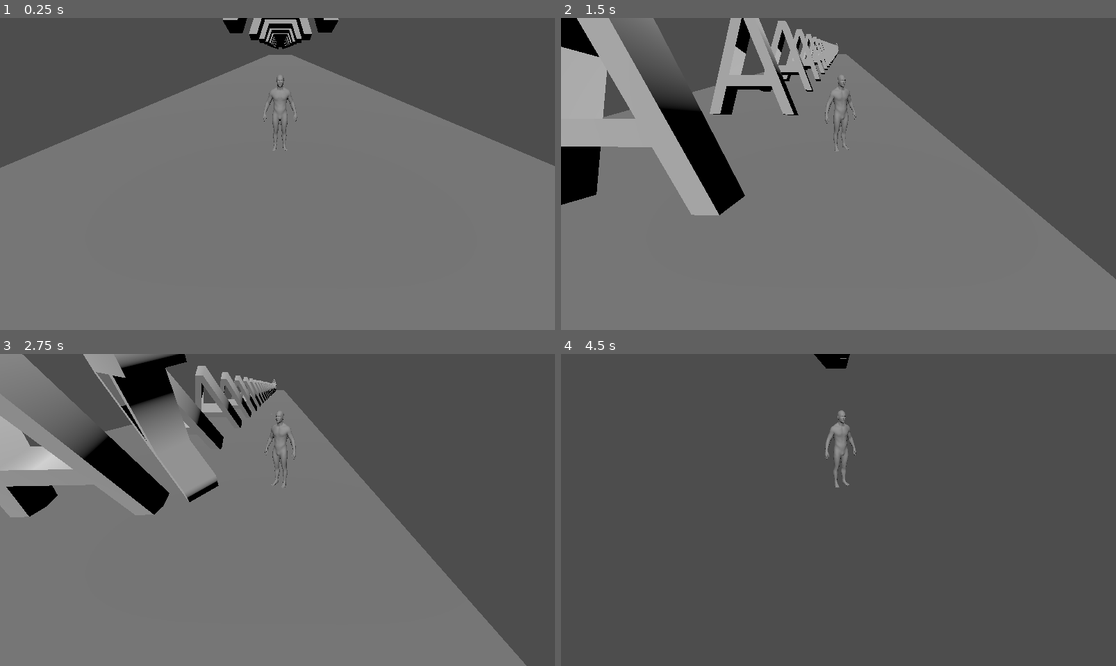
Above: before the commit, frames 1-4 (two rows, left to right).
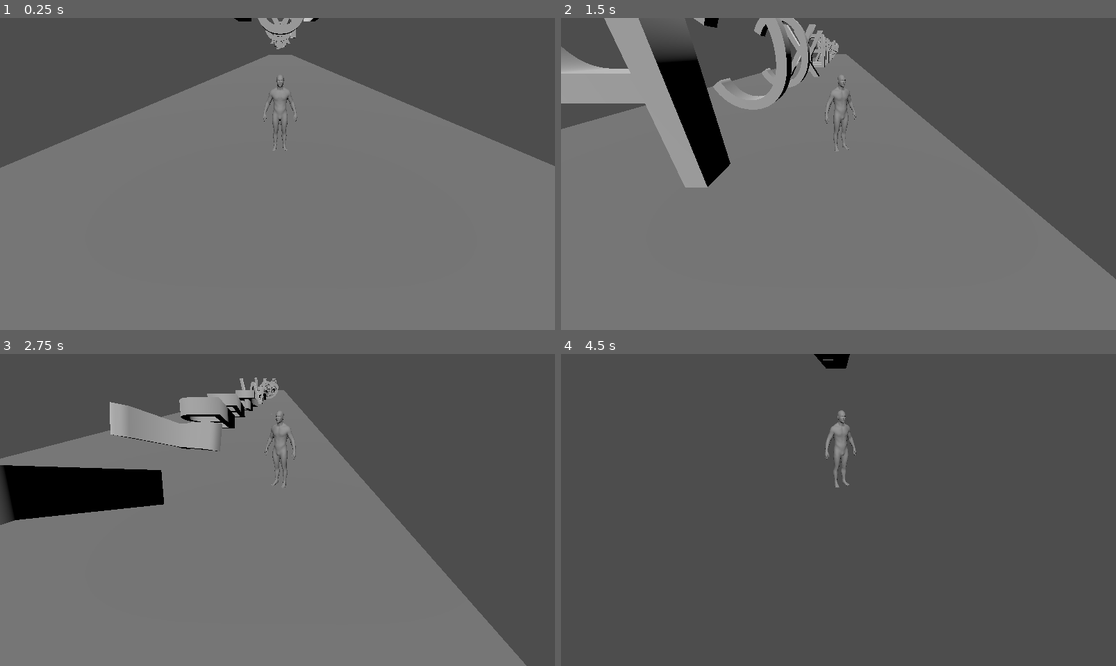
Above: after the commit, the same moments.

Repository: Togira123/Escape-the-Server
Game: Godot game, scene res://scenes/main.tscn
Two runs of this game, one before a commit and one after it. Both use one fixed random seed, a clock stepped at 60 frames per second and the inputs below.
Inputs:
- Up to frame 1 (0.25 s): no input
- Up to frame 2 (1.5 s): hold D (move_right) 0.53-1.28 s; tap Space (jump) at 0.77 s; hold A (move_left) from 1.28 s (still down)
- Up to frame 3 (2.75 s): tap Space (jump) at 1.52 s; release A (move_left) at 2.03 s; hold D (move_right) from 2.03 s (still down)
- Up to frame 4 (4.5 s): tap Space (jump) at 3.02, 3.77 s; release D (move_right) at 3.53 s; hold A (move_left) from 3.53 s (still down)

The runs differ from the first frame. In frame 1, 1.1% of the frame differs, in the area x 40-62%, y 0-11%; in frame 2, 13%, in the area x 0-51%, y 0-64%; in frame 3, 13%; in frame 4, less than 0.1%.

Commit message:
moved script

Diff:
--- a/scenes/ground.tscn
+++ b/scenes/ground.tscn
@@ -1,6 +1,32 @@
-[gd_scene load_steps=4 format=3 uid="uid://btp5j8qud4l7o"]
+[gd_scene load_steps=30 format=3 uid="uid://btp5j8qud4l7o"]
 
+[ext_resource type="Script" path="res://scripts/ground.gd" id="1_1dp4b"]
+[ext_resource type="PackedScene" uid="uid://t2rwy2mkkifa" path="res://scenes/letters/B_reg.tscn" id="1_6b3n7"]
 [ext_resource type="PackedScene" uid="uid://dav3g8kvapjgm" path="res://scenes/letters/A_reg.tscn" id="2_0fig3"]
+[ext_resource type="PackedScene" uid="uid://bf76ojpsvn2m2" path="res://scenes/letters/C_reg.tscn" id="4_gils6"]
+[ext_resource type="PackedScene" uid="uid://dn3alb8qkybhh" path="res://scenes/letters/D_reg.tscn" id="5_pgmy3"]
+[ext_resource type="PackedScene" uid="uid://bk75ugi2fxbgy" path="res://scenes/letters/E_reg.tscn" id="6_thg0q"]
+[ext_resource type="PackedScene" uid="uid://c2nly48hjcdgm" path="res://scenes/letters/F_reg.tscn" id="7_7c4xo"]
+[ext_resource type="PackedScene" uid="uid://76xl646j2rwt" path="res://scenes/letters/G_reg.tscn" id="8_vqswr"]
+[ext_resource type="PackedScene" uid="uid://doyg48wxv0we3" path="res://scenes/letters/H_reg.tscn" id="9_k0383"]
+[ext_resource type="PackedScene" uid="uid://bwvxyqw1aw7ey" path="res://scenes/letters/I_reg.tscn" id="10_oyeyk"]
+[ext_resource type="PackedScene" uid="uid://dlkv4knm0ljxt" path="res://scenes/letters/J_reg.tscn" id="11_6bvbb"]
+[ext_resource type="PackedScene" uid="uid://dklpo3d781hfs" path="res://scenes/letters/K_reg.tscn" id="12_vf5pw"]
+[ext_resource type="PackedScene" uid="uid://dmjwqtj3o1poo" path="res://scenes/letters/L_reg.tscn" id="13_kkoyf"]
+[ext_resource type="PackedScene" uid="uid://b6l5l7xtxcc5m" path="res://scenes/letters/M_reg.tscn" id="14_c1gln"]
+[ext_resource type="PackedScene" uid="uid://dojlqfkkxidxe" path="res://scenes/letters/N_reg.tscn" id="15_lhlal"]
+[ext_resource type="PackedScene" uid="uid://b8f83jnsk5ker" path="res://scenes/letters/O_reg.tscn" id="16_0ix2q"]
+[ext_resource type="PackedScene" uid="uid://dn0minluftepo" path="res://scenes/letters/P_reg.tscn" id="17_agkaa"]
+[ext_resource type="PackedScene" uid="uid://b40nnxqqtaiey" path="res://scenes/letters/Q_reg.tscn" id="18_w6dml"]
+[ext_resource type="PackedScene" uid="uid://b3yim8mxlx31p" path="res://scenes/letters/R_reg.tscn" id="19_5kbgf"]
+[ext_resource type="PackedScene" uid="uid://dfo1xqvctnoha" path="res://scenes/letters/S_reg.tscn" id="20_7hjft"]
+[ext_resource type="PackedScene" uid="uid://wvp18xqc0uc3" path="res://scenes/letters/T_reg.tscn" id="21_4frvx"]
+[ext_resource type="PackedScene" uid="uid://be0whj8wy0lhp" path="res://scenes/letters/U_reg.tscn" id="22_n30pc"]
+[ext_resource type="PackedScene" uid="uid://cus40yeugmum7" path="res://scenes/letters/V_reg.tscn" id="23_j6n30"]
+[ext_resource type="PackedScene" uid="uid://bh7siqx0hcae" path="res://scenes/letters/W_reg.tscn" id="24_nfqav"]
+[ext_resource type="PackedScene" uid="uid://cj31hrao1m38w" path="res://scenes/letters/X_reg.tscn" id="25_3mhp5"]
+[ext_resource type="PackedScene" uid="uid://de5b7pwak7jel" path="res://scenes/letters/Y_reg.tscn" id="26_ykk04"]
+[ext_resource type="PackedScene" uid="uid://di02l6g3b8mht" path="res://scenes/letters/Z_reg.tscn" id="27_c6hj5"]
 
 [sub_resource type="BoxMesh" id="BoxMesh_cwxa6"]
 size = Vector3(50, 2, 20)
@@ -9,11 +35,11 @@
 size = Vector3(50, 2, 20)
 
 [node name="Module" type="Node3D"]
-
-[node name="A_reg2" parent="." instance=ExtResource("2_0fig3")]
-transform = Transform3D(1, 2.13076e-38, -1.5246e-23, -1.4557e-23, -0.297225, -0.954808, -4.53149e-24, 0.954808, -0.297225, 0, 19.3076, 0)
+script = ExtResource("1_1dp4b")
+letter_scenes = Array[PackedScene]([ExtResource("2_0fig3"), ExtResource("1_6b3n7"), ExtResource("4_gils6"), ExtResource("5_pgmy3"), ExtResource("6_thg0q"), ExtResource("7_7c4xo"), ExtResource("8_vqswr"), ExtResource("9_k0383"), ExtResource("10_oyeyk"), ExtResource("11_6bvbb"), ExtResource("12_vf5pw"), ExtResource("13_kkoyf"), ExtResource("14_c1gln"), ExtResource("15_lhlal"), ExtResource("16_0ix2q"), ExtResource("17_agkaa"), ExtResource("18_w6dml"), ExtResource("19_5kbgf"), ExtResource("20_7hjft"), ExtResource("21_4frvx"), ExtResource("22_n30pc"), ExtResource("23_j6n30"), ExtResource("24_nfqav"), ExtResource("25_3mhp5"), ExtResource("26_ykk04"), ExtResource("27_c6hj5")])
 
 [node name="Ground" type="StaticBody3D" parent="."]
+collision_mask = 0
 
 [node name="MeshInstance3D" type="MeshInstance3D" parent="Ground"]
 mesh = SubResource("BoxMesh_cwxa6")
--- /dev/null
+++ b/scripts/ground.gd
@@ -0,0 +1,10 @@
+extends Node3D
+
+@export var letter_scenes: Array[PackedScene] = []
+
+# Called when the node enters the scene tree for the first time.
+func _ready():
+	var letter = letter_scenes[randi() % letter_scenes.size()]
+	var instance = letter.instantiate()
+	instance.position.y = 20
+	add_child(instance)
--- a/scripts/letter.gd
+++ /dev/null
@@ -1,23 +0,0 @@
-extends CharacterBody3D
-
-@export var fall = false
-
-@export var ACCELERATION = 9.81
-
-# Called when the node enters the scene tree for the first time.
-func _ready():
-	pass # Replace with function body.
-
-
-# Called every frame. 'delta' is the elapsed time since the previous frame.
-func _process(delta):
-	pass
-
-
-var target_velocity = Vector3.ZERO
-
-func _physics_process(delta):
-	if not is_on_floor():
-		target_velocity.y -= ACCELERATION * delta
-		velocity = target_velocity
-		move_and_slide()
--- a/scripts/level.gd
+++ b/scripts/level.gd
@@ -15,15 +15,11 @@
 		spawn_module(module_count * OFFSET)
 
 
-# Called every frame. 'delta' is the elapsed time since the previous frame.
-func _process(delta):
-	pass
-
 func spawn_module(n: int):
 	var instance = modules[0].instantiate()
 	instance.position.z = n
 	print("spawned at ", n)
-	var index = (n / OFFSET) % LOADED_MODULES_SIZE;
+	var index: int = (n / OFFSET) % LOADED_MODULES_SIZE;
 	if loaded_modules[index]:
 		loaded_modules[index].queue_free()
 	loaded_modules[index] = instance
